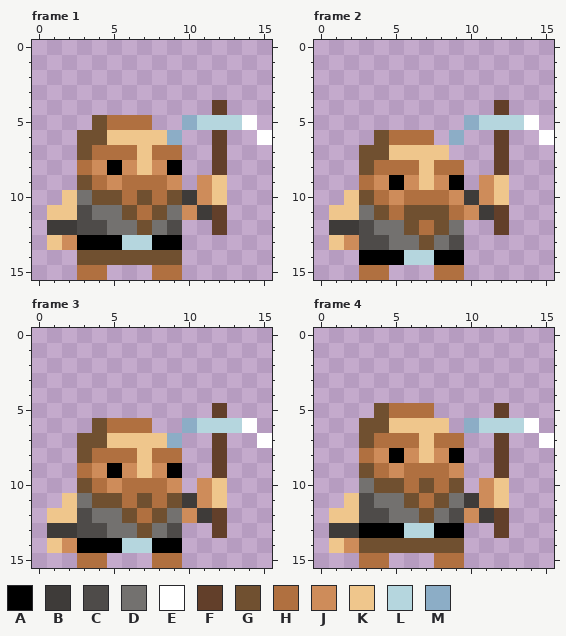
Pixel-art file: Images/dwarf_idle.aseprite. Above is the file before it was changed.
16x16 pixels, 4 frames. Shown: frame 1, frame 2, frame 3, frame 4.
Palette (. is transparent): A #000000  B #3e3b39  C #4e4b49  D #73716f  E #ffffff  F #623f2a  G #705030  H #b07040  J #ce8c5a  K #efc68c  L #b5d6de  M #8cadc6
Pixels before, frame 1, first column x 1:
 4 ...........F...
 5 ...GHHH..MLLLE.
 6 ..GGKKKKM..F..E
 7 ..GHHHKHH..F...
 8 ..HJAJKJA..F...
 9 ..GHJHHHJ.JK...
10 .KDGGHGHGBJK...
11 KKCDDGHGDJBF...
12 BBCCDDGDC..F...
13 KJAAALLAA......
14 ..GGGGGGG......
15 ..HH...HH......
Pixels before, frame 2, first column x 1:
 4 ...........F...
 5 .........MLLLE.
 6 ...GHHH.M..F..E
 7 ..GGKKKK...F...
 8 ..GHHHKHH..F...
 9 ..HJAJKJA.JK...
10 .KGHJHHHJBJK...
11 KKDGHGGGHJBF...
12 BBCDDGHGD..F...
13 KJCCDDGDC......
14 ..AAALLAA......
15 ..HH...HH......
Pixels before, frame 3, first column x 1:
 5 ...........F...
 6 ...GHHH..MLLLE.
 7 ..GGKKKKM..F..E
 8 ..GHHHKHH..F...
 9 ..HJAJKJA..F...
10 ..GHJHHHJ.JK...
11 .KDGGHGHGBJK...
12 KKCDDGHGDJBF...
13 BBCCDDGDC..F...
14 KJAAALLAA......
15 ..HH...HH......
Pixels before, frame 4, first column x 1:
 5 ...GHHH....F...
 6 ..GGKKKK.MLLLE.
 7 ..GHHHKHH..F..E
 8 ..HJAJKJA..F...
 9 ..GHJHHHJ..F...
10 ..DGGHGHG.JK...
11 .KCDDGHGDBJK...
12 KKCCDDGDCJBF...
13 BBAAALLAA..F...
14 KJGGGGGGG......
15 ..HH...HH......
The same view after the edit:
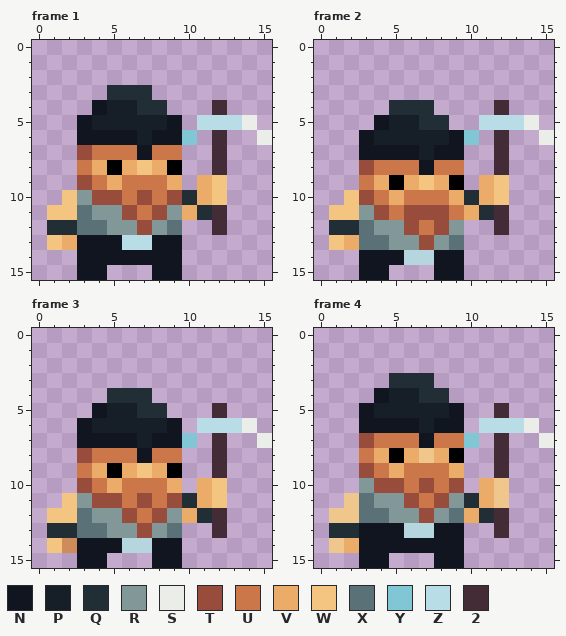
Colours new in this view: N #11151f  P #161e27  Q #212e36  R #829797  S #eaede8  T #984c3b  U #cb7749  V #ebab69  W #f4c481  X #5a7277  Y #81c6d5  Z #b8dde6  2 #442c36
Changes in this commit:
Changed rows in their new state; - is an unchanged pixel.
Frame 1:
first column x 1:
 3 ----QQQ--------
 4 ---NPPQQ---2---
 5 --NPPPPPN.ZZZS-
 6 --NNNNPNNY-2--S
 7 --TUUUNUU--2---
 8 --UV-VWV---2---
 9 --TUVUUUV-VW---
10 -WRTTUTUTQVW---
11 WWXRRTUTRVQ2---
12 QQXXRRTRX--2---
13 WVNNNZZNN------
14 --NNNNNNN------
15 --NN---NN------
Frame 2:
first column x 1:
 4 ----QQQ----2---
 5 ---NPPQQ-.ZZZS-
 6 --NPPPPPNY-2--S
 7 --NNNNPNN--2---
 8 --TUUUNUU--2---
 9 --UV-VWV--VW---
10 -WTUVUUUVQVW---
11 WWRTUTTTUVQ2---
12 QQXRRTUTR--2---
13 WVXXRRTRX------
14 --NNN--NN------
15 --NN---NN------
Frame 3:
first column x 1:
 4 ----QQQ--------
 5 ---NPPQQ---2---
 6 --NPPPPPN.ZZZS-
 7 --NNNNPNNY-2--S
 8 --TUUUNUU--2---
 9 --UV-VWV---2---
10 --TUVUUUV-VW---
11 -WRTTUTUTQVW---
12 WWXRRTUTRVQ2---
13 QQXXRRTRX--2---
14 W-NNN--NN------
15 --NN---NN------
Frame 4:
first column x 1:
 3 ----QQQ--------
 4 ---NPPQQ-------
 5 --NPPPPPN--2---
 6 --NNNNPNN.ZZZS-
 7 --TUUUNUUY-2--S
 8 --UV-V-V---2---
 9 --TUVUUUV--2---
10 --RTTUTUT-V----
11 --XRRTUTRQV----
12 --XXRRTRXVQ2---
13 QQNNN--NN--2---
14 -VNNNNNNN------
15 --NN---NN------
Pixel boxes of the changes (left, top, right, bottom) in both pictures:
changed: (47, 85, 272, 280)
changed: (329, 100, 554, 280)
changed: (47, 388, 272, 568)
changed: (329, 373, 554, 568)
